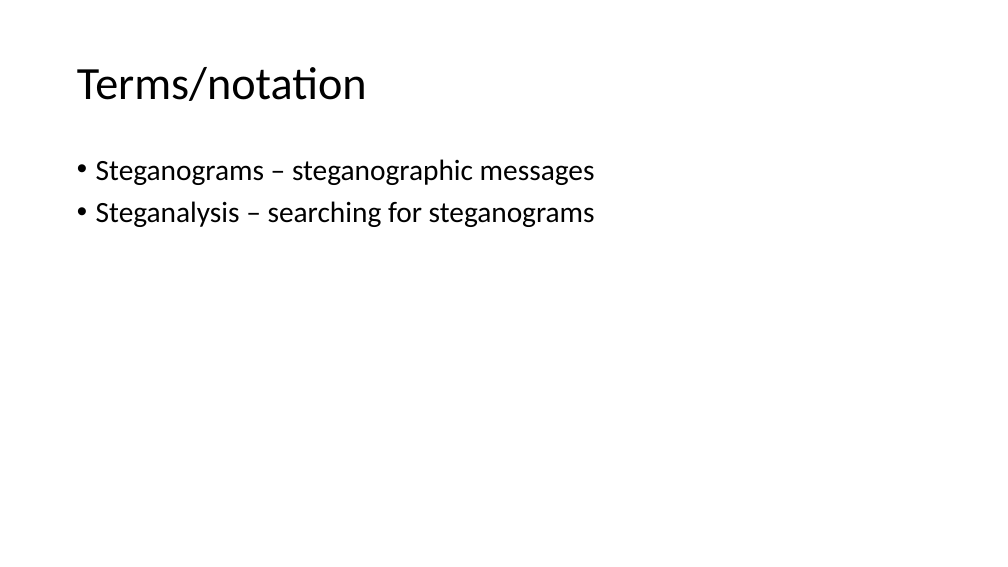
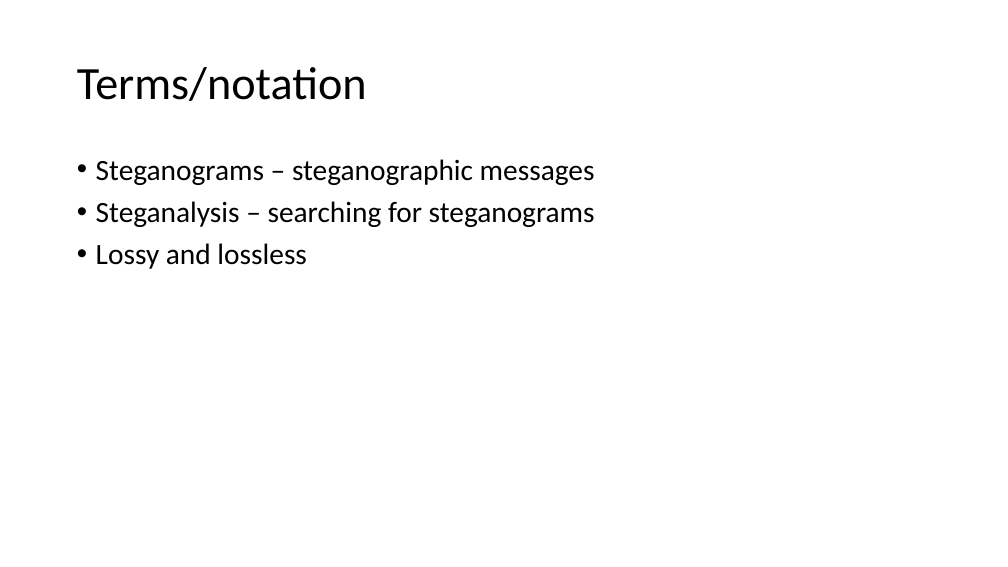
Before and after one commit to crussell2021/SteganographyProject, a slide deck: slide 6 of Documents/Presentation.pptx. Drawn at 1008x567 pixels with LibreOffice and Linux fonts; fonts in the diff are those of the drawing. Boxes give left, top, right and bottom in pixels: in the first picture for what was removed or moved away, otherwise in the second. Text is boxed around its words. In the diff, an @@ line names an element or a change of style, - is before the commit and + after.

```diff
--- a/Documents/Presentation.pptx
+++ b/Documents/Presentation.pptx
@@ text at box(96, 243, 307, 269): paragraph added @@
+• Lossy and lossless
```
Also in this commit, not shown: 1 other slide changed, 3 slides added, 1 slide removed.
